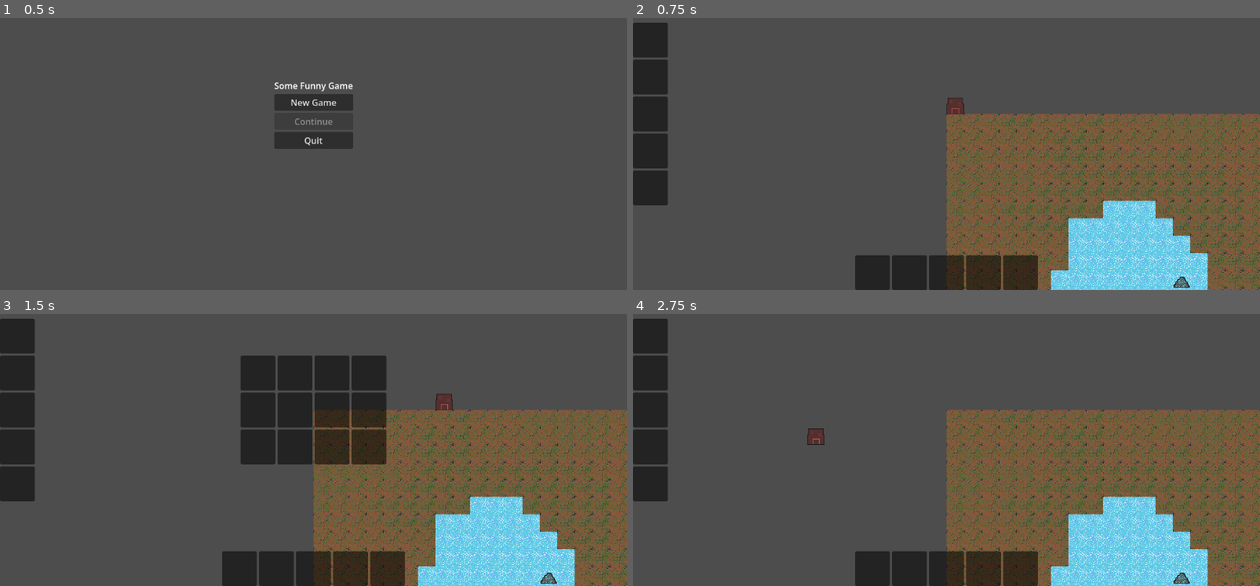
Above: before the commit, frames 1-4 (two rows, left to right).
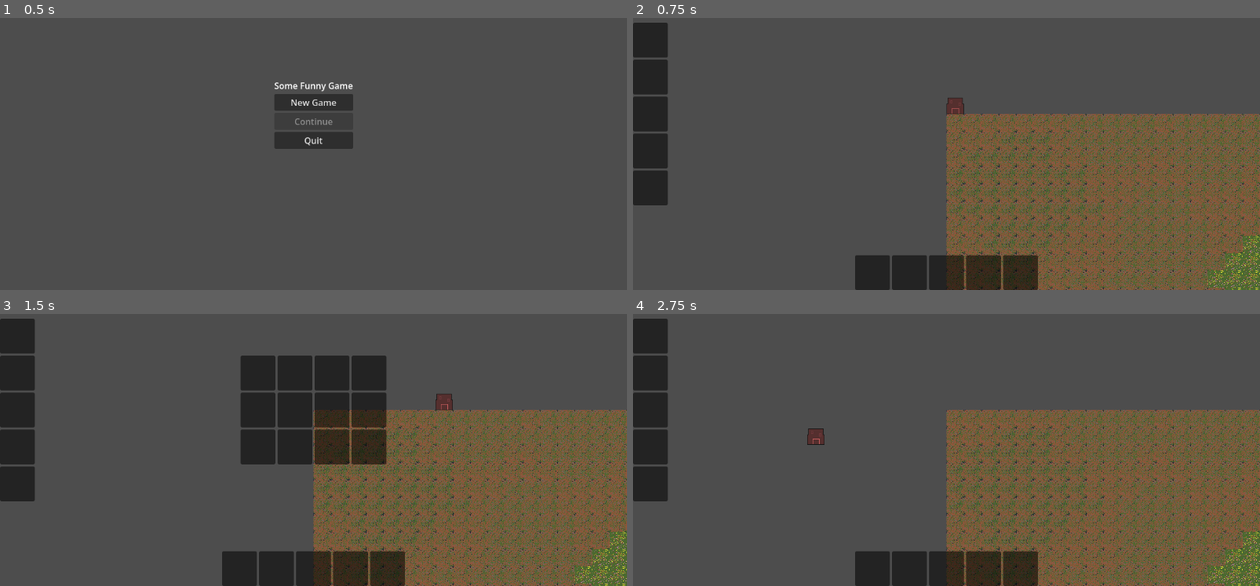
Above: after the commit, the same moments.

Repository: GykoTU/new_game
Game: Godot game, scene res://game/title_screen.tscn
Two runs of this game, one before a commit and one after it. Both use one fixed random seed, a clock stepped at 60 frames per second and the inputs below.
Inputs (mouse positions are in pixels of both pictures, inside the frame that each line leads up to):
- Up to frame 1 (0.5 s): no input
- Up to frame 2 (0.75 s): click "New Game" at 0.5 s
- Up to frame 3 (1.5 s): tap Enter at 1.25 s; move the mouse to (451, 392) at 1.27 s; hold B (shop) from 1.28 s (still down); click (451, 392) at 1.42 s
- Up to frame 4 (2.75 s): tap Space (game_pause, bound only after the commit) at 2 s; move the mouse to (821, 428) at 2.02 s; release B (shop) at 2.03 s; tap Middle mouse button (move_camera) at 2.1 s; click (821, 428) at 2.17 s; tap B (shop) at 2.27, 2.3, 2.57 s

Frame 1 is identical in both runs. In frame 2, 9.5% of the frame differs, in the area x 49-100%, y 35-100%; in frame 3, 9.4%; in frame 4, 9.5%.

Commit message:
Stage 0 - GameClock and scene redirect

Diff:
--- a/Level/level_generator.tscn
+++ b/Level/level_generator.tscn
@@ -7,6 +7,7 @@
 [node name="level_generator" type="Node2D" unique_id=132605351]
 script = ExtResource("1_ty8jg")
 map_size = Vector2i(100, 100)
+generate_on_ready = false
 mine_chance = 1.0
 sand_width = 2
 tree_chance_grass = 0.0
--- a/UI/options_menu.gd
+++ b/UI/options_menu.gd
@@ -13,9 +13,10 @@
 		toggle()
 		get_viewport().set_input_as_handled()
 
+## main.gd watches visibility_changed and pushes a clock pause reason, so the
+## world freezes while this menu keeps animating. Do not use get_tree().paused.
 func toggle():
 	visible = not visible
-	get_tree().paused = visible
 
 func _on_volume_slider_value_changed(value):
 	Settings.volume = value
@@ -31,6 +32,5 @@
 	toggle()
 
 func _on_quit_to_title_button_pressed():
-	get_tree().paused = false
 	EventBus.on_quit_button_pressed.emit()
 	get_tree().change_scene_to_file("res://game/title_screen.tscn")
--- /dev/null
+++ b/docs/frame-pipeline.svg
@@ -0,0 +1,125 @@
+<svg xmlns="http://www.w3.org/2000/svg" viewBox="0 0 1040 1180" width="1040" height="1180">
+  <defs>
+    <marker id="a" viewBox="0 0 10 10" refX="9" refY="5" markerWidth="7" markerHeight="7" orient="auto-start-reverse">
+      <path d="M0,0 L10,5 L0,10 z" fill="#6b675f"/>
+    </marker>
+    <style>
+      .t  { font-family: ui-sans-serif,"Segoe UI",Roboto,Helvetica,Arial,sans-serif; fill:#2b2a27; }
+      .m  { font-family: ui-monospace,"Cascadia Mono",Consolas,"Courier New",monospace; fill:#2b2a27; }
+      .mu { fill:#6b675f; }
+      .h1 { font-size:26px; font-weight:700; }
+      .h2 { font-size:17px; font-weight:700; }
+      .lb { font-size:15px; font-weight:600; }
+      .bd { font-size:13.5px; }
+      .sm { font-size:12.5px; }
+      .box   { fill:#ffffff; stroke:#ccc5b9; stroke-width:1.5; }
+      .clock { fill:#fff8ef; stroke:#e09a4e; stroke-width:1.8; }
+      .sim   { fill:#f1f6fd; stroke:#7ba4d4; stroke-width:1.8; }
+      .stop  { fill:#fdf2f2; stroke:#d99a9a; stroke-width:1.5; }
+      .note  { fill:#faf9f6; stroke:#ddd7cd; stroke-width:1.2; stroke-dasharray:4 3; }
+      .ar    { stroke:#6b675f; stroke-width:1.8; fill:none; marker-end:url(#a); }
+    </style>
+  </defs>
+
+  <rect width="1040" height="1180" fill="#fdfcfa"/>
+
+  <text class="t h1" x="40" y="46">The invisible frame pipeline</text>
+  <text class="t sm mu" x="40" y="70">How one rendered frame becomes zero or more simulation ticks. See ARCHITECTURE.md, "Time and the update loop".</text>
+
+  <!-- ============ PANEL A ============ -->
+  <text class="t h2" x="40" y="116">A &#183; One frame, start to finish</text>
+
+  <rect class="box" x="40" y="136" width="540" height="50" rx="7"/>
+  <text class="m lb" x="60" y="166">Godot calls Main._process(delta)</text>
+
+  <path class="ar" d="M310,186 L310,214"/>
+
+  <rect class="clock" x="40" y="216" width="540" height="196" rx="7"/>
+  <text class="m lb" x="60" y="243">GameClock.advance(delta) -&gt; int</text>
+  <text class="t bd" x="60" y="271">1.  Running? Every pause reason cleared AND speed &gt; 0.</text>
+  <text class="t bd mu" x="82" y="292">If not: drop the accumulator, return 0. Time spent in a</text>
+  <text class="t bd mu" x="82" y="311">menu is never banked and replayed on resume.</text>
+  <text class="t bd" x="60" y="338">2.  accumulator += delta * speed</text>
+  <text class="t bd" x="60" y="365">3.  N = floor(accumulator / TICK_DELTA), capped at 8</text>
+  <text class="t bd mu" x="82" y="386">The cap stops a slow frame from asking for more work</text>
+  <text class="t bd mu" x="82" y="405">next frame, which would spiral. The game slows instead.</text>
+
+  <path class="ar" d="M310,412 L310,446"/>
+  <text class="m sm mu" x="322" y="434">N ticks, 0 to 8</text>
+
+  <rect class="sim" x="40" y="448" width="540" height="252" rx="7"/>
+  <text class="m lb" x="60" y="475">for i in N:  _simulate(TICK_DELTA)</text>
+  <text class="t sm mu" x="60" y="497">Fixed dt, always. Order is explicit in main.gd, never signal order.</text>
+  <text class="m bd" x="60" y="527">1.  units</text><text class="t bd mu" x="215" y="527">workers and carriers move</text>
+  <text class="m bd" x="60" y="550">2.  enemies</text><text class="t bd mu" x="215" y="550">flow-field steering + impulse channel</text>
+  <text class="m bd" x="60" y="573">3.  weapons</text><text class="t bd mu" x="215" y="573">acquire targets, fire</text>
+  <text class="m bd" x="60" y="596">4.  projectiles</text><text class="t bd mu" x="215" y="596">step, walk the grid, test hits</text>
+  <text class="m bd" x="60" y="619">5.  damage</text><text class="t bd mu" x="215" y="619">resolve hits, deaths, destruction</text>
+  <text class="m bd" x="60" y="642">6.  director</text><text class="t bd mu" x="215" y="642">day/night, waves, spawning</text>
+  <text class="t sm" x="60" y="674">Empty today. Systems land here from Stage 1 onward (TODO.md),</text>
+  <text class="t sm" x="60" y="691">and each one is added to this list, in this order, deliberately.</text>
+
+  <path class="ar" d="M310,700 L310,728"/>
+
+  <rect class="box" x="40" y="730" width="540" height="50" rx="7"/>
+  <text class="m lb" x="60" y="760">Godot renders exactly one frame</text>
+
+  <!-- side notes -->
+  <rect class="stop" x="616" y="216" width="384" height="196" rx="7"/>
+  <text class="t lb" x="636" y="243">The pause gate</text>
+  <text class="t bd" x="636" y="269">Pausing is a SET of named reasons, not a flag:</text>
+  <text class="m sm" x="636" y="295">clock.push_pause("options_menu")</text>
+  <text class="m sm" x="636" y="315">clock.toggle_player_pause()</text>
+  <text class="t bd" x="636" y="344">Whoever pushes a reason pops it. So closing a</text>
+  <text class="t bd" x="636" y="363">menu can never resume a run the player paused</text>
+  <text class="t bd" x="636" y="382">on purpose, and two systems pausing at once</text>
+  <text class="t bd" x="636" y="401">cannot cancel each other out.</text>
+
+  <rect class="note" x="616" y="448" width="384" height="252" rx="7"/>
+  <text class="t lb" x="636" y="475">Outside simulation time</text>
+  <text class="t bd" x="636" y="501">These run once per real frame and ignore game</text>
+  <text class="t bd" x="636" y="520">speed entirely:</text>
+  <text class="t bd mu" x="636" y="548">&#183;  input handling</text>
+  <text class="t bd mu" x="636" y="571">&#183;  camera pan and zoom</text>
+  <text class="t bd mu" x="636" y="594">&#183;  UI layout, tweens, animation</text>
+  <text class="t bd mu" x="636" y="617">&#183;  rendering</text>
+  <text class="t bd" x="636" y="649">That is why the options menu and the augment</text>
+  <text class="t bd" x="636" y="668">screen stay smooth while the world is frozen,</text>
+  <text class="t bd" x="636" y="687">and why get_tree().paused is not used.</text>
+
+  <rect class="note" x="616" y="730" width="384" height="50" rx="7"/>
+  <text class="t bd" x="636" y="753">tick_count is the run's true age: unaffected by</text>
+  <text class="t bd" x="636" y="771">frame rate, pausing or speed. The save stores it.</text>
+
+  <!-- ============ PANEL B ============ -->
+  <line x1="40" y1="822" x2="1000" y2="822" stroke="#e2ddd4" stroke-width="1.5"/>
+  <text class="t h2" x="40" y="862">B &#183; Why speed adds ticks instead of scaling delta</text>
+  <text class="t sm mu" x="40" y="886">A projectile crossing a one-tile wall. Dots are collision samples; the grey block is the wall.</text>
+
+  <!-- rejected -->
+  <text class="t lb" x="40" y="932">Rejected:  dt = delta * 4</text>
+  <text class="t sm mu" x="270" y="932">one sample, four times the distance</text>
+  <line x1="120" y1="980" x2="960" y2="980" stroke="#ccc5b9" stroke-width="2"/>
+  <rect x="520" y="950" width="45" height="60" fill="#d8d2c8" stroke="#a9a196" stroke-width="1.5"/>
+  <circle cx="160" cy="980" r="7" fill="#c26a6a"/>
+  <circle cx="320" cy="980" r="7" fill="#c26a6a"/>
+  <circle cx="480" cy="980" r="7" fill="#c26a6a"/>
+  <circle cx="640" cy="980" r="7" fill="#c26a6a"/>
+  <circle cx="800" cy="980" r="7" fill="#c26a6a"/>
+  <circle cx="960" cy="980" r="7" fill="#c26a6a"/>
+  <path d="M480,1000 C530,1036 600,1036 640,1002" stroke="#c26a6a" stroke-width="1.8" fill="none" stroke-dasharray="5 4"/>
+  <text class="t sm" x="492" y="1050" fill="#a34a4a">no sample lands inside the wall &#8212; the shot tunnels straight through</text>
+
+  <!-- chosen -->
+  <text class="t lb" x="40" y="1092">Chosen:  4 ticks of TICK_DELTA</text>
+  <text class="t sm mu" x="320" y="1092">four samples, each the same distance as at 1x</text>
+  <line x1="120" y1="1140" x2="960" y2="1140" stroke="#ccc5b9" stroke-width="2"/>
+  <rect x="520" y="1110" width="45" height="60" fill="#d8d2c8" stroke="#a9a196" stroke-width="1.5"/>
+  <circle cx="160" cy="1140" r="6" fill="#6f9e6f"/><circle cx="200" cy="1140" r="6" fill="#6f9e6f"/>
+  <circle cx="240" cy="1140" r="6" fill="#6f9e6f"/><circle cx="280" cy="1140" r="6" fill="#6f9e6f"/>
+  <circle cx="320" cy="1140" r="6" fill="#6f9e6f"/><circle cx="360" cy="1140" r="6" fill="#6f9e6f"/>
+  <circle cx="400" cy="1140" r="6" fill="#6f9e6f"/><circle cx="440" cy="1140" r="6" fill="#6f9e6f"/>
+  <circle cx="480" cy="1140" r="6" fill="#6f9e6f"/>
+  <circle cx="542" cy="1140" r="8.5" fill="#3f7a3f"/>
+  <text class="t sm" x="596" y="1146" fill="#3f7a3f">a sample lands in the wall &#8212; the hit is detected, at every speed</text>
+</svg>
--- /dev/null
+++ b/game/game_clock.gd
@@ -0,0 +1,141 @@
+class_name GameClock
+extends Node
+## Owns simulation time for a run. See ARCHITECTURE.md, "Time and the update loop".
+##
+## The clock never scales delta. It hands out whole ticks of a FIXED size, and a
+## higher game speed simply produces more of them per frame. Scaling delta
+## instead would change how far things move between collision samples, which at
+## 4x would let a projectile pass straight through a one-tile wall. Every speed
+## therefore simulates identically -- faster only means more of the same steps.
+##
+## The clock has no _process of its own on purpose. Godot calls _process on a
+## parent before its children, so a clock that ticked itself would always be one
+## frame behind the Main node reading it. Main calls advance() explicitly, which
+## also keeps the whole update order visible in one place.
+
+## Emitted when the speed setting changes. Also mirrored on EventBus.
+signal speed_changed(speed: float)
+## Emitted when the clock starts or stops running, for any reason.
+signal running_changed(is_running: bool)
+
+## Length of one simulation tick, in seconds. Identical at every game speed.
+const TICK_DELTA := 1.0 / 60.0
+
+## Ceiling on ticks produced in a single frame. Without it a slow frame requests
+## more ticks next frame, which makes that frame slower still -- the classic
+## death spiral. Hitting the cap means simulation time falls behind wall-clock
+## time, which is the right trade: the game slows down instead of locking up.
+const MAX_TICKS_PER_FRAME := 8
+
+## Player-selectable speeds, in order. Index maps to the game_speed_1..3 actions.
+const SPEED_STEPS: PackedFloat32Array = [1.0, 2.0, 4.0]
+
+## Pause reason used by the player's own pause key.
+const PAUSE_PLAYER := "player"
+
+## Current speed multiplier. Independent of pausing: a paused clock remembers
+## the speed it will resume at.
+var speed: float = 1.0:
+	set(value):
+		value = maxf(value, 0.0)
+		if is_equal_approx(value, speed):
+			return
+		var was_running := is_running()
+		speed = value
+		speed_changed.emit(speed)
+		EventBus.game_speed_changed.emit(speed)
+		_notify_running(was_running)
+
+## Simulation ticks elapsed since the run began. Advances only while the clock
+## runs, so unlike wall-clock time it is unaffected by pausing, frame rate or
+## the speed setting. That makes it the deterministic measure of run progress,
+## and it is what the run save stores.
+var tick_count: int = 0
+
+## Leftover wall-clock time not yet converted into a whole tick.
+var _accumulator := 0.0
+## Active pause reasons, used as a set. A reason must be popped by whoever
+## pushed it, so closing the options menu cannot resume a run the player
+## deliberately paused.
+var _pause_reasons := {}
+
+
+## Advances wall-clock time and returns how many simulation ticks to run now.
+## Call once per frame, before stepping any system.
+func advance(delta: float) -> int:
+	if not is_running():
+		# Drop the leftover so resuming does not fast-forward through the time
+		# spent sitting in a menu.
+		_accumulator = 0.0
+		return 0
+
+	_accumulator += delta * speed
+	var ticks := int(_accumulator / TICK_DELTA)
+	if ticks > MAX_TICKS_PER_FRAME:
+		ticks = MAX_TICKS_PER_FRAME
+		_accumulator = 0.0
+	else:
+		_accumulator -= ticks * TICK_DELTA
+	tick_count += ticks
+	return ticks
+
+
+# --- Pausing ------------------------------------------------------------------
+
+## Suppresses time under a named reason. Pushing the same reason twice is a
+## no-op, so callers do not need to track whether they already pushed it.
+func push_pause(reason: String) -> void:
+	if _pause_reasons.has(reason):
+		return
+	var was_running := is_running()
+	_pause_reasons[reason] = true
+	_notify_running(was_running)
+
+
+func pop_pause(reason: String) -> void:
+	if not _pause_reasons.has(reason):
+		return
+	var was_running := is_running()
+	_pause_reasons.erase(reason)
+	_notify_running(was_running)
+
+
+func has_pause(reason: String) -> bool:
+	return _pause_reasons.has(reason)
+
+
+func toggle_player_pause() -> void:
+	if has_pause(PAUSE_PLAYER):
+		pop_pause(PAUSE_PLAYER)
+	else:
+		push_pause(PAUSE_PLAYER)
+
+
+## Clears every reason. For run teardown only -- not for closing a menu.
+func clear_pauses() -> void:
+	if _pause_reasons.is_empty():
+		return
+	var was_running := is_running()
+	_pause_reasons.clear()
+	_notify_running(was_running)
+
+
+func is_paused() -> bool:
+	return not _pause_reasons.is_empty()
+
+
+## True when simulation time is actually advancing.
+func is_running() -> bool:
+	return _pause_reasons.is_empty() and speed > 0.0
+
+
+## Seconds of simulation time elapsed this run. Derived from tick_count, so it
+## stays consistent with the simulation rather than with the wall clock.
+func get_elapsed_seconds() -> float:
+	return tick_count * TICK_DELTA
+
+
+func _notify_running(was_running: bool) -> void:
+	var now := is_running()
+	if now != was_running:
+		running_changed.emit(now)
--- a/game/main.gd
+++ b/game/main.gd
@@ -1,88 +1,99 @@
 extends Node2D
+## Run root. Owns the simulation update order and drives the clock.
+##
+## Systems are stepped by explicit calls from _simulate(), not by connecting to
+## a signal. Signal handlers run in connection order, which is invisible in the
+## source and easy to reorder by accident; simulation order genuinely matters
+## (enemies move, then projectiles step, then hits resolve, then damage applies)
+## so it is written down in one readable place instead.
 
-const LEVEL_SCENE := preload("res://Level/level_generator.tscn")
+## Pause reason pushed while the options menu is open.
+const PAUSE_OPTIONS := "options_menu"
 
-# Utility Scenes
-var level: LevelGenerator
-var build_placer: BuildPlacer
-var camera: Node2D
-
-# UI Scenes
-var options_menu: CanvasLayer
-var buildings_ui: CanvasLayer
-var workers_ui: CanvasLayer
-var shop_ui: CanvasLayer
-
-# Called when the node enters the scene tree for the first time.
-func _ready():
-
-	# Connect to EventBus
-	EventBus.on_quit_button_pressed.connect(save_level)
-
-	# load scenes
-	var camera_scene = load("res://game/camera.tscn")
-	var options_menu_scene = load("res://UI/options_menu.tscn")
-	var shop_ui_scene = load("res://UI/shop_ui.tscn")
-	var buildings_ui_scene = load("res://UI/building_ui.tscn")
-	var workers_ui_scene = load("res://UI/worker_ui.tscn")
+@onready var clock: GameClock = $GameClock
+@onready var level: LevelGenerator = $Level
+@onready var build_placer: BuildPlacer = $BuildPlacer
+@onready var options_menu: CanvasLayer = $UI/OptionsMenu
 
 
-	# instantiate scenes
-	camera = camera_scene.instantiate()
-	level = LEVEL_SCENE.instantiate() as LevelGenerator
-	options_menu = options_menu_scene.instantiate()
-	shop_ui = shop_ui_scene.instantiate()
-	buildings_ui = buildings_ui_scene.instantiate()
-	workers_ui = workers_ui_scene.instantiate()
+func _ready() -> void:
+	EventBus.on_quit_button_pressed.connect(save_level)
+	level.level_generated.connect(_on_level_generated)
+	build_placer.placement_finished.connect(_on_placement_finished)
+	options_menu.visibility_changed.connect(_on_options_visibility_changed)
 
-	# the build placer is created in code, it needs to know the level
-	build_placer = BuildPlacer.new()
-	build_placer.level = level
-	build_placer.placement_finished.connect(_on_placement_finished)
-
-	# Get map data from save
+	# The level no longer generates itself on _ready: children are readied
+	# before their parent, so it would have built a map before this node could
+	# decide that a save should be loaded instead. Generation is explicit now.
 	var save := SaveManager.load_game()
-	# only generate level when save is empty
-	level.generate_on_ready = save.is_empty()
-
-	# Connect BEFORE add_child: a new level is generated the moment it's added,
-	# so connecting afterwards would miss the signal.
-	level.level_generated.connect(_on_level_generated)
-
-	# add to main node
-	add_child(camera)
-	add_child(level) # a new level generates here
-	add_child(build_placer)
-	add_child(options_menu)
-	add_child(shop_ui)
-	add_child(buildings_ui)
-	add_child(workers_ui)
-
 	if save.is_empty():
+		level.generate()
 		# New game: the player picks where the base goes. It can't be cancelled.
 		build_placer.start("base", false)
 	else:
-		# if save exists load the save (after add_child, so the level is in the tree)
 		level.load_save_data(save["level"])
 
-# Called every frame. 'delta' is the elapsed time since the previous frame.
-func _process(_delta):
+
+func _process(delta: float) -> void:
+	var ticks := clock.advance(delta)
+	for i in ticks:
+		_simulate(GameClock.TICK_DELTA)
+
+
+## The single place simulation order is decided. Every system that advances the
+## world is stepped from here, in this order, with a fixed dt.
+## Systems land here as they are built (Stage 1 onward in TODO.md).
+func _simulate(_dt: float) -> void:
 	pass
 
-# Runs after both a new level is generated and a save is loaded.
+
+# --- Callbacks ----------------------------------------------------------------
+
+## Runs after both a new level is generated and a save is loaded.
 func _on_level_generated() -> void:
 	pass
+
 
 func _on_placement_finished(type: String, cell: Vector2i) -> void:
 	if type == "base":
 		print("Base placed at ", cell)
 		# Start the actual game here: spawn workers, enable the UI, etc.
 
-func save_level():
+
+## The options menu freezes the world through the clock rather than through
+## get_tree().paused, so menu and UI animation keep running while time stops.
+## Using a named reason means closing the menu cannot resume a run the player
+## had paused themselves.
+func _on_options_visibility_changed() -> void:
+	if options_menu.visible:
+		clock.push_pause(PAUSE_OPTIONS)
+	else:
+		clock.pop_pause(PAUSE_OPTIONS)
+
+
+func save_level() -> void:
 	SaveManager.save_game(level)
 
-# Debug only: Ctrl+N generates a brand new level. Doesn't exist in exported builds.
+
+# --- Input --------------------------------------------------------------------
+
 func _unhandled_input(event: InputEvent) -> void:
+	if event.is_action_pressed("game_pause"):
+		clock.toggle_player_pause()
+		get_viewport().set_input_as_handled()
+		return
+
+	for i in GameClock.SPEED_STEPS.size():
+		if event.is_action_pressed("game_speed_%d" % (i + 1)):
+			clock.speed = GameClock.SPEED_STEPS[i]
+			get_viewport().set_input_as_handled()
+			return
+
+	_debug_input(event)
+
+
+## Ctrl+N generates a brand new level. Debug builds only.
+func _debug_input(event: InputEvent) -> void:
 	if not OS.is_debug_build():
 		return
 	if event is InputEventKey and event.pressed and not event.echo:
--- a/game/main.tscn
+++ b/game/main.tscn
@@ -1,6 +1,35 @@
-[gd_scene format=3 uid="uid://5td4ornbutf7"]
+[gd_scene load_steps=10 format=3 uid="uid://5td4ornbutf7"]
 
-[ext_resource type="Script" uid="uid://byhj7xovxw0ym" path="res://game/main.gd" id="1_ig7tw"]
+[ext_resource type="Script" uid="uid://byhj7xovxw0ym" path="res://game/main.gd" id="1_main"]
+[ext_resource type="Script" path="res://game/game_clock.gd" id="2_clock"]
+[ext_resource type="PackedScene" uid="uid://ba1pylps5g46u" path="res://Level/level_generator.tscn" id="3_level"]
+[ext_resource type="Script" uid="uid://yd7fcx2e04nv" path="res://buildings/build_placer.gd" id="4_placer"]
+[ext_resource type="PackedScene" uid="uid://btlwwf6vbim4k" path="res://game/camera.tscn" id="5_camera"]
+[ext_resource type="PackedScene" uid="uid://dodtrnf8whylb" path="res://UI/options_menu.tscn" id="6_options"]
+[ext_resource type="PackedScene" uid="uid://bfcg0pbj8dpnl" path="res://UI/shop_ui.tscn" id="7_shop"]
+[ext_resource type="PackedScene" uid="uid://ca7a023oia6qk" path="res://UI/building_ui.tscn" id="8_building"]
+[ext_resource type="PackedScene" uid="uid://xjsbgru4486i" path="res://UI/worker_ui.tscn" id="9_worker"]
 
-[node name="Main" type="Node2D" unique_id=1993604475]
-script = ExtResource("1_ig7tw")
+[node name="Main" type="Node2D"]
+script = ExtResource("1_main")
+
+[node name="GameClock" type="Node" parent="."]
+script = ExtResource("2_clock")
+
+[node name="Level" parent="." instance=ExtResource("3_level")]
+
+[node name="BuildPlacer" type="Node2D" parent="." node_paths=PackedStringArray("level")]
+script = ExtResource("4_placer")
+level = NodePath("../Level")
+
+[node name="Camera" parent="." instance=ExtResource("5_camera")]
+
+[node name="UI" type="Node" parent="."]
+
+[node name="OptionsMenu" parent="UI" instance=ExtResource("6_options")]
+
+[node name="ShopUI" parent="UI" instance=ExtResource("7_shop")]
+
+[node name="BuildingUI" parent="UI" instance=ExtResource("8_building")]
+
+[node name="WorkerUI" parent="UI" instance=ExtResource("9_worker")]
--- a/global/event_bus.gd
+++ b/global/event_bus.gd
@@ -5,4 +5,5 @@
 signal base_health_changed(new_health: int)
 signal level_up(new_level: int)
 signal on_quit_button_pressed()
+signal game_speed_changed(speed: float)
 @warning_ignore_restore("unused_signal")
--- a/project.godot
+++ b/project.godot
@@ -23,21 +23,6 @@
 
 [input]
 
-jump={
-"deadzone": 0.2,
-"events": [Object(InputEventKey,"resource_local_to_scene":false,"resource_name":"","device":-1,"window_id":0,"alt_pressed":false,"shift_pressed":false,"ctrl_pressed":false,"meta_pressed":false,"pressed":false,"keycode":0,"physical_keycode":32,"key_label":0,"unicode":32,"location":0,"echo":false,"script":null)
-]
-}
-left={
-"deadzone": 0.2,
-"events": [Object(InputEventKey,"resource_local_to_scene":false,"resource_name":"","device":-1,"window_id":0,"alt_pressed":false,"shift_pressed":false,"ctrl_pressed":false,"meta_pressed":false,"pressed":false,"keycode":0,"physical_keycode":65,"key_label":0,"unicode":97,"location":0,"echo":false,"script":null)
-]
-}
-right={
-"deadzone": 0.2,
-"events": [Object(InputEventKey,"resource_local_to_scene":false,"resource_name":"","device":-1,"window_id":0,"alt_pressed":false,"shift_pressed":false,"ctrl_pressed":false,"meta_pressed":false,"pressed":false,"keycode":0,"physical_keycode":68,"key_label":0,"unicode":100,"location":0,"echo":false,"script":null)
-]
-}
 move_camera={
 "deadzone": 0.2,
 "events": [Object(InputEventMouseButton,"resource_local_to_scene":false,"resource_name":"","device":-1,"window_id":0,"a …(253 unchanged characters)…
@@ -63,6 +48,26 @@
 "events": [Object(InputEventKey,"resource_local_to_scene":false,"resource_name":"","device":-1,"window_id":0,"alt_press …(191 unchanged characters)…
 ]
 }
+game_pause={
+"deadzone": 0.2,
+"events": [Object(InputEventKey,"resource_local_to_scene":false,"resource_name":"","device":-1,"window_id":0,"alt_pressed":false,"shift_pressed":false,"ctrl_pressed":false,"meta_pressed":false,"pressed":false,"keycode":0,"physical_keycode":32,"key_label":0,"unicode":32,"location":0,"echo":false,"script":null)
+]
+}
+game_speed_1={
+"deadzone": 0.2,
+"events": [Object(InputEventKey,"resource_local_to_scene":false,"resource_name":"","device":-1,"window_id":0,"alt_pressed":false,"shift_pressed":false,"ctrl_pressed":false,"meta_pressed":false,"pressed":false,"keycode":0,"physical_keycode":49,"key_label":0,"unicode":49,"location":0,"echo":false,"script":null)
+]
+}
+game_speed_2={
+"deadzone": 0.2,
+"events": [Object(InputEventKey,"resource_local_to_scene":false,"resource_name":"","device":-1,"window_id":0,"alt_pressed":false,"shift_pressed":false,"ctrl_pressed":false,"meta_pressed":false,"pressed":false,"keycode":0,"physical_keycode":50,"key_label":0,"unicode":50,"location":0,"echo":false,"script":null)
+]
+}
+game_speed_3={
+"deadzone": 0.2,
+"events": [Object(InputEventKey,"resource_local_to_scene":false,"resource_name":"","device":-1,"window_id":0,"alt_pressed":false,"shift_pressed":false,"ctrl_pressed":false,"meta_pressed":false,"pressed":false,"keycode":0,"physical_keycode":51,"key_label":0,"unicode":51,"location":0,"echo":false,"script":null)
+]
+}
 
 [physics]
 
Not shown, added: docs/frame-pipeline.svg.import
Not shown, added: game/game_clock.gd.uid
Not shown, changed: ARCHITECTURE.md
Not shown, changed: TODO.md
